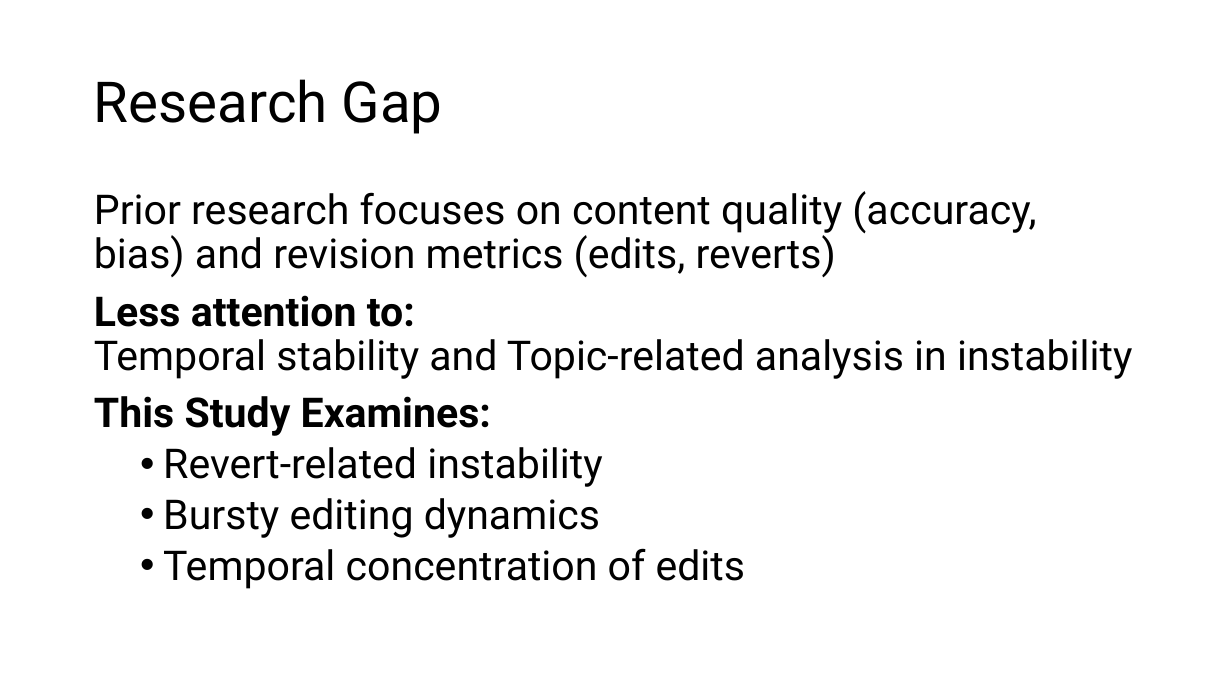
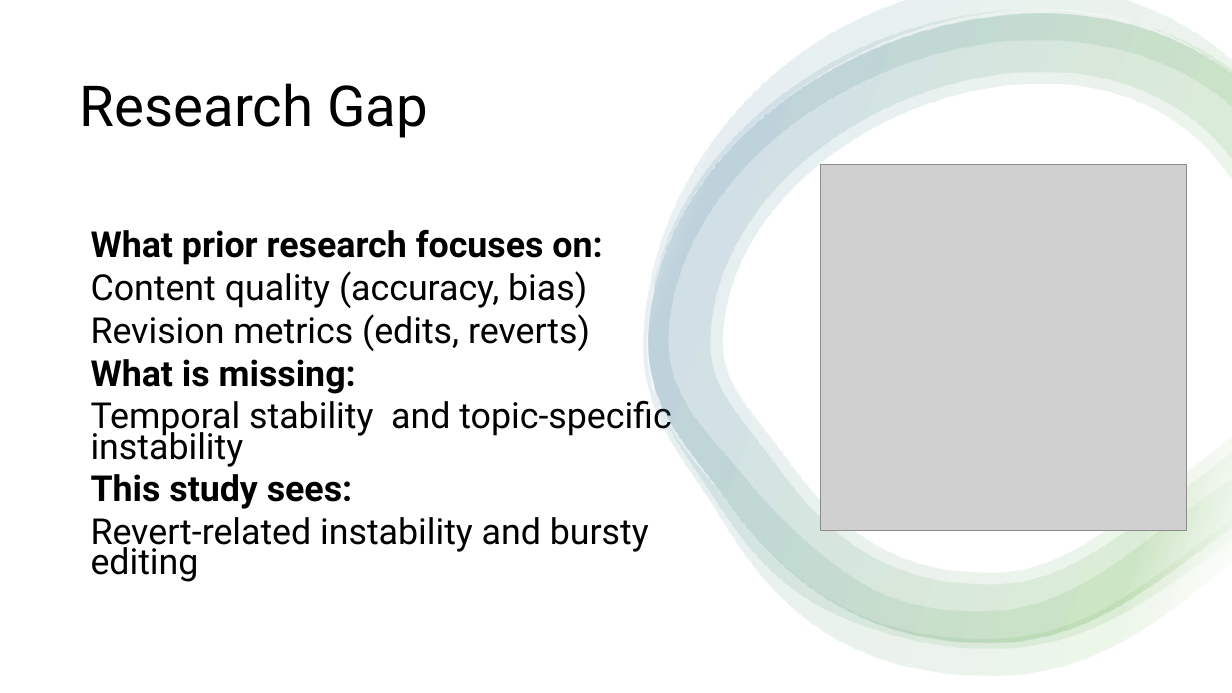
Before and after one commit to anjuyamada/wiki-assignment, a slide deck: slide 5 of Presentation Slide.pptx (slide 4 before the commit). Drawn at 1232x693 pixels with LibreOffice and Linux fonts; fonts in the diff are those of the drawing; grey boxes stand for pictures. Boxes give left, top, right and bottom in pixels: in the first picture for what was removed or moved away, otherwise in the second. Text is boxed around its words. In the diff, an @@ line names an element or a change of style, - is before the commit and + after.

```diff
--- a/Presentation Slide.pptx
+++ b/Presentation Slide.pptx
@@ rectangle added at box(0, 0, 1232, 693), fill #FFFFFF @@
@@ group added at box(644, 0, 1232, 676): 4 freeform shapes @@
@@ title "Research Gap": place and size @@
-title "Research Gap" at box(94, 79, 443, 134)
+title "Research Gap" at box(80, 83, 428, 138)
@@ picture added at box(821, 165, 1187, 531) @@
@@ text "What prior research focuses on:" at box(91, 229, 671, 582): vertical alignment top to middle @@
@@ text at box(91, 229, 671, 582): text changed; size 32 to 27.9 pt @@
-Prior research focuses on content quality (accuracy, bias) and revision metrics (edits, reverts)
-Less attention to:
-Temporal stability and Topic-related analysis in instability
-This Study Examines:
-  • Revert-related instability
-  • Bursty editing dynamics
-  • Temporal concentration of edits
+What prior research focuses on:
+Content quality (accuracy, bias)
+Revision metrics (edits, reverts)
+What is missing:
+Temporal stability and topic-specific instability
+This study sees:
+Revert-related instability and bursty editing
```
Also in this commit, not shown: 11 other slides changed, 8 slides added, 10 other files.
